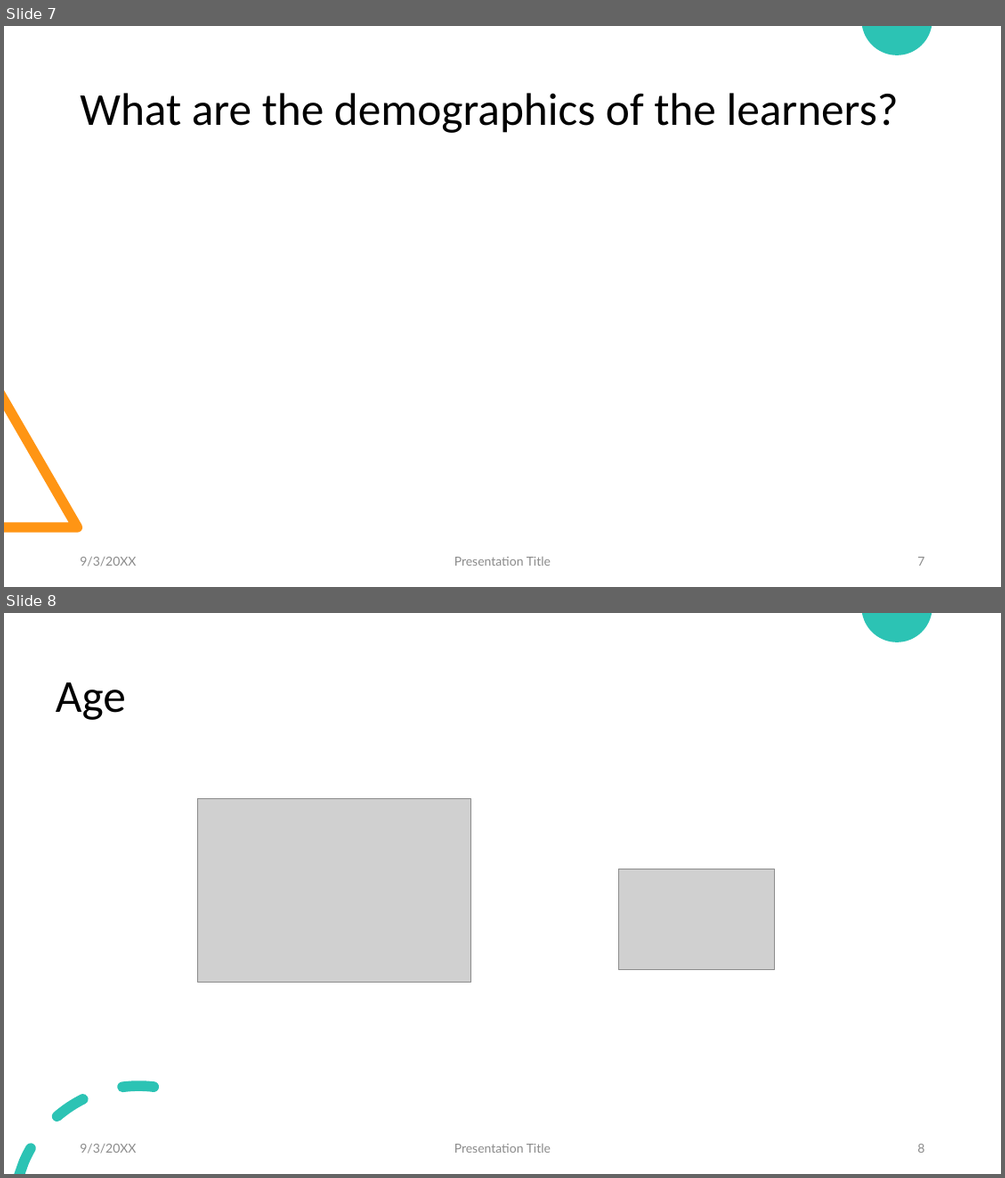
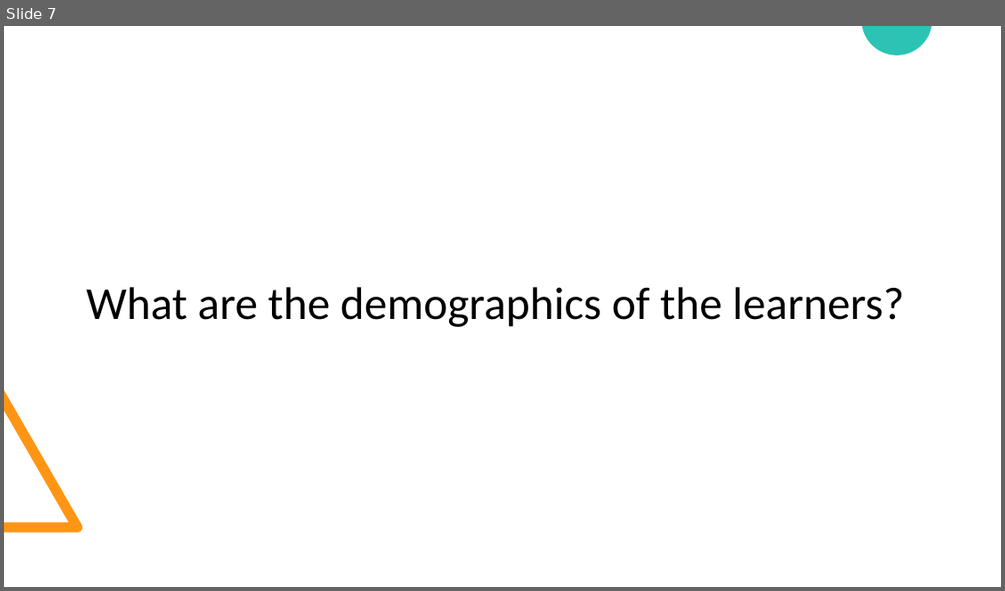
Before and after one commit to gmedina-mx/cs8631-datamngmt-ncl-final-assignment, a slide deck: reports/presentation.pptx. Shown one above the other, each under a label of ours: slides 7 and 8 before the commit, slide 7 after it. The pictures are 1005x1178 and 1005x591 pixels, drawn with LibreOffice and Linux fonts; fonts in the diff are those of the drawing; grey boxes stand for pictures. Boxes give left, top, right and bottom in pixels: in the first picture for what was removed or moved away, otherwise in the second. Text is boxed around its words. In the diff, an @@ line names an element or a change of style, - is before the commit and + after.

```diff
--- a/reports/presentation.pptx
+++ b/reports/presentation.pptx
@@ slide 8 removed at (x1=4, y1=613, x2=1001, y2=1174), background #FFFFFF; not listed: 1 template element that a slide beside it also shows @@
@@ title removed at (x1=56, y1=682, x2=126, y2=720) @@
-Age
@@ picture removed at (x1=198, y1=798, x2=470, y2=982) @@
@@ picture removed at (x1=619, y1=869, x2=774, y2=970) @@
@@ freeform shape removed at (x1=15, y1=1080, x2=160, y2=1174) @@
@@ text removed at (x1=80, y1=1143, x2=136, y2=1153) @@
-9/3/20XX
@@ text removed at (x1=454, y1=1143, x2=550, y2=1152) @@
-Presentation Title
@@ page number removed at (x1=917, y1=1143, x2=924, y2=1152) @@
-8
@@ slide 7 changed as well @@
@@ title "What are the demographics of ..." moved from (x1=80, y1=93, x2=898, y2=133) to (x1=86, y1=287, x2=904, y2=327) @@
@@ text removed at (x1=80, y1=556, x2=136, y2=566) @@
-9/3/20XX
@@ text removed at (x1=454, y1=556, x2=550, y2=565) @@
-Presentation Title
@@ page number removed at (x1=917, y1=556, x2=924, y2=565) @@
-7
```
Also in this commit, not shown: 10 other slides changed, 2 slides added, 1 other slide removed, 1 other file.
